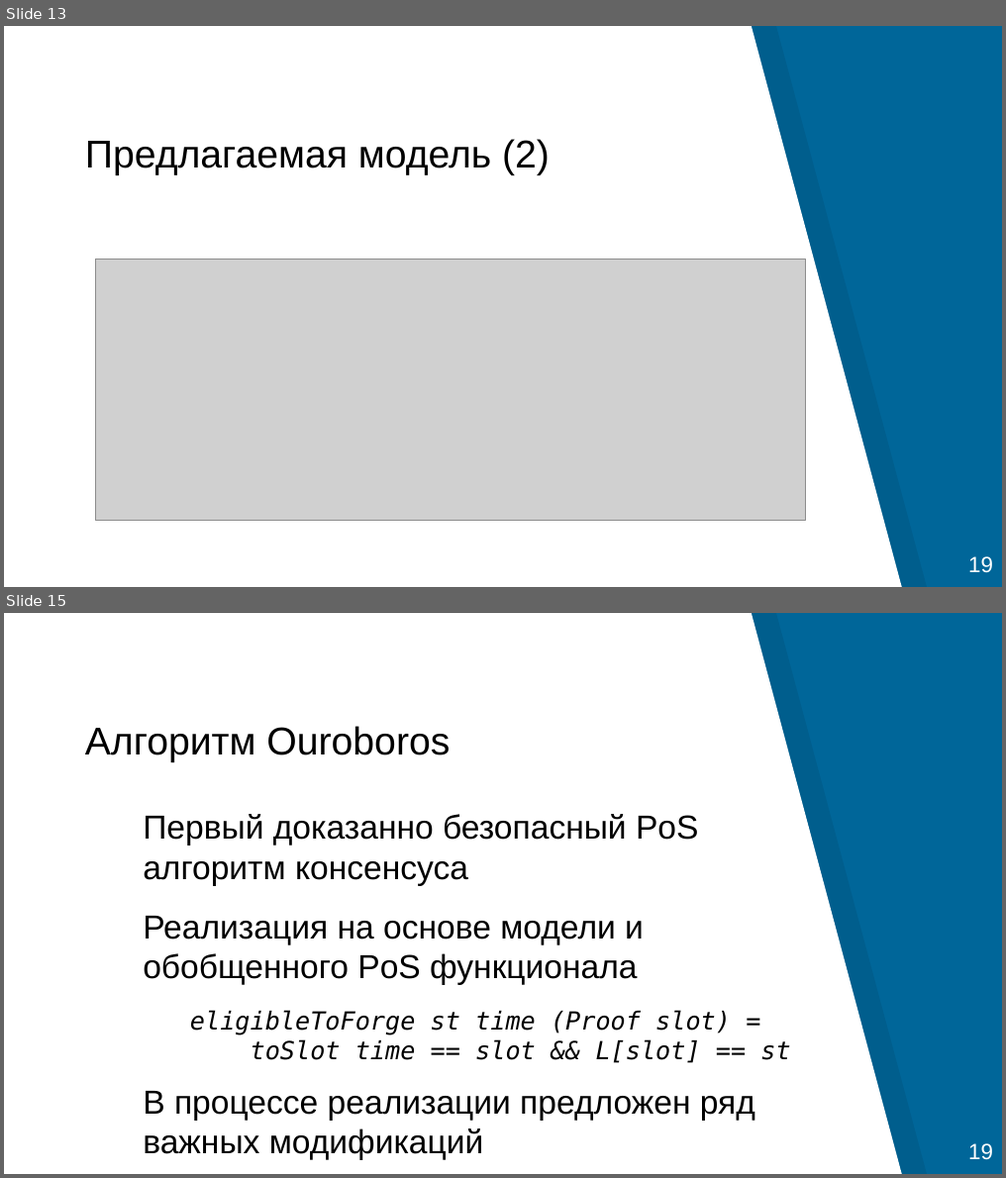
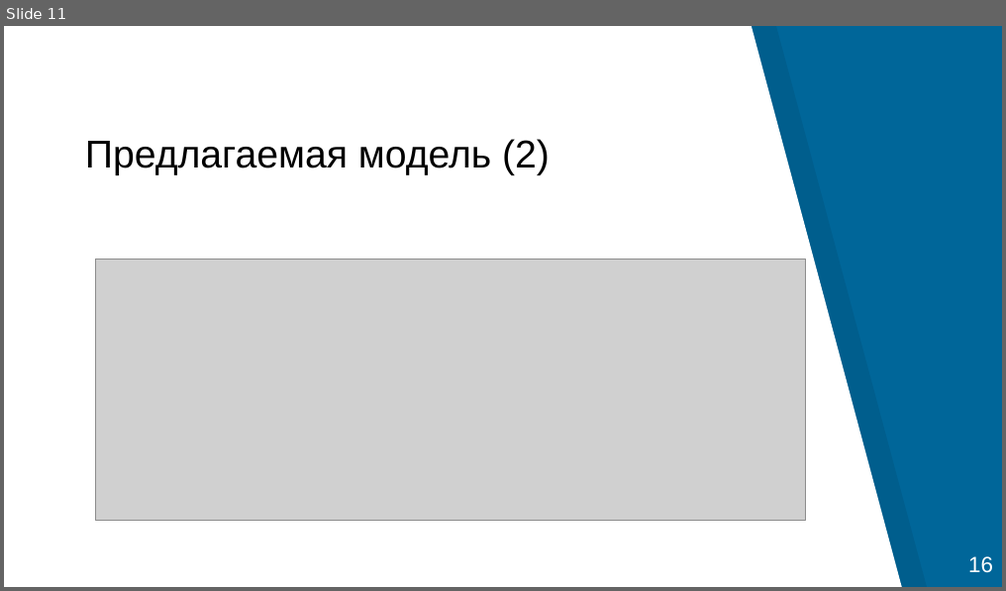
Before and after one commit to georgeee/itmo-master-thesis, a slide deck: presentation.odp. Shown one above the other, each under a label of ours: slides 13 and 15 before the commit, slide 11 after it; the slides between them are not shown. The pictures are 1006x1178 and 1006x591 pixels, drawn with LibreOffice and Linux fonts; fonts in the diff are those of the drawing; grey boxes stand for pictures; background and template pictures are left out. Boxes give left, top, right and bottom in pixels: in the first picture for what was removed or moved away, otherwise in the second. Text is boxed around its words. In the diff, an @@ line names an element or a change of style, - is before the commit and + after.

```diff
--- a/presentation.odp
+++ b/presentation.odp
@@ slide 15 removed at <box>4,613,1002,1174</box>, background #006699; not listed: 3 template elements that a slide beside it also shows @@
@@ title removed at <box>85,726,450,762</box> @@
-Алгоритм Ouroboros
@@ text removed at <box>143,814,790,1160</box> @@
-● Первый доказанно безопасный PoS алгоритм консенсуса
-● Реализация на основе модели и обобщенного PoS функционала
-  − eligibleToForge st time (Proof slot) = toSlot time == slot && L[slot] == st
-● В процессе реализации предложен ряд важных модификаций
@@ what was slide 13 is now slide 11 @@
@@ slide 11 changed as well @@
@@ text at <box>968,557,993,573</box>: text changed @@
-19
+16
```
Also in this commit, not shown: 8 other slides changed, 6 slides added, 8 other slides removed, 6 other files.
